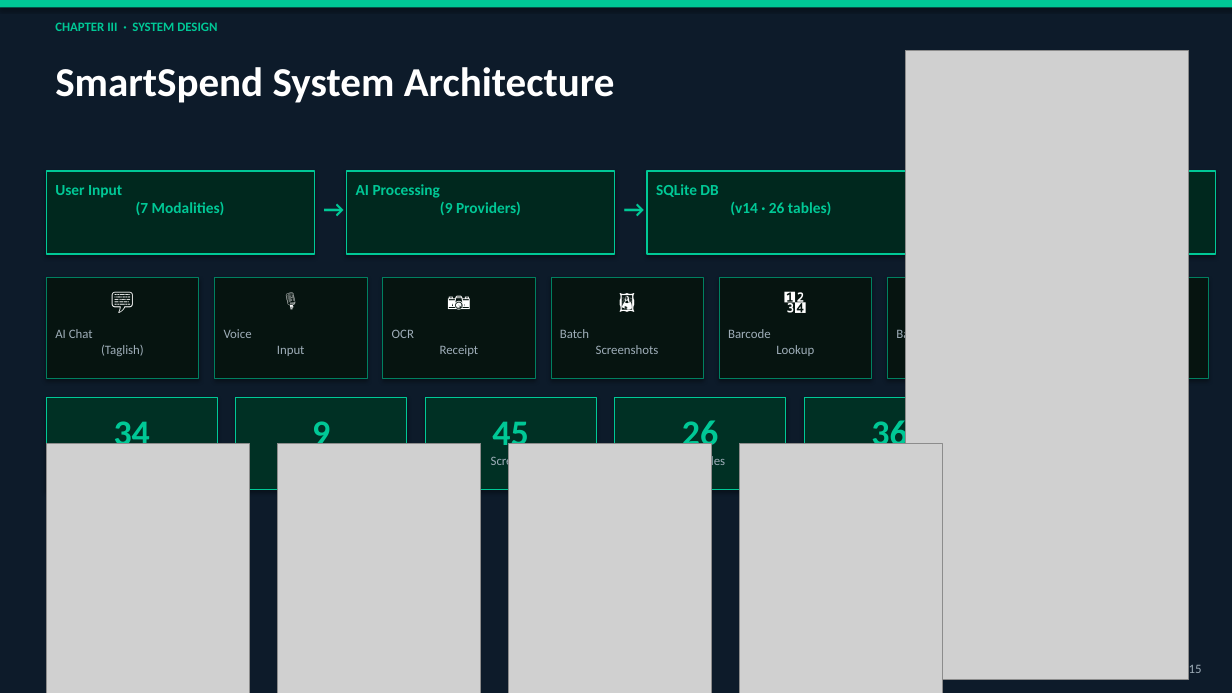
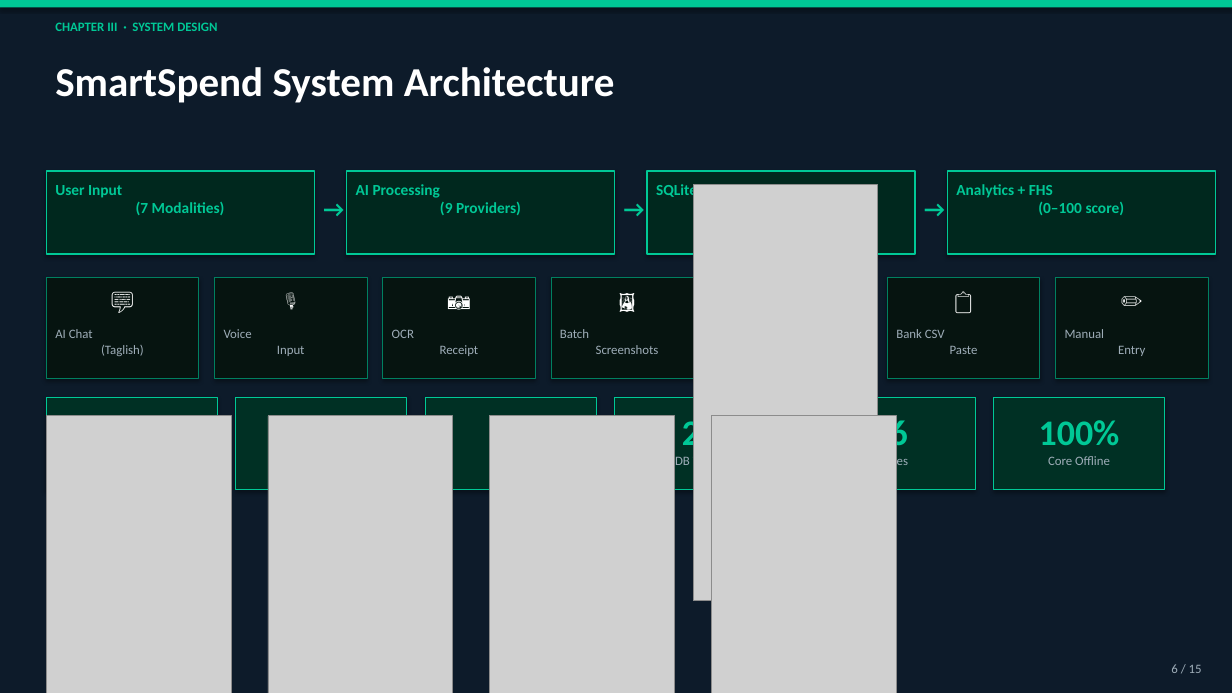
Before and after one commit to Zushikina-kun/smartspend-app, a slide deck: slide 6 of docs/handsoff/FOR_CYRILLE/3_PRESENTATION.pptx. Drawn at 1232x693 pixels with LibreOffice and Linux fonts; fonts in the diff are those of the drawing; grey boxes stand for pictures. Boxes give left, top, right and bottom in pixels: in the first picture for what was removed or moved away, otherwise in the second. Text is boxed around its words. In the diff, an @@ line names an element or a change of style, - is before the commit and + after.

Commit message:
fix: reorganize presentation layouts with proper screenshot sizing
- PowerPoint: Fixed 8 slides with overlapping images, created clean grids
- Defense Script: Updated slide numbers, added figure callouts for all 8 screenshots
- Documentation: Created LAYOUT_CHANGES_SUMMARY.md with complete audit
- All figures (3.4-3.11) now properly positioned and sized
- Resolved 12 overlap warnings in PowerPoint
- Total slides updated from 16 to 17 with consistent numbering

```diff
--- a/docs/handsoff/FOR_CYRILLE/3_PRESENTATION.pptx
+++ b/docs/handsoff/FOR_CYRILLE/3_PRESENTATION.pptx
@@ picture: place and size @@
-picture at [906, 51, 1189, 679]
+picture at [693, 185, 878, 601]
@@ text added at [915, 189, 947, 236], 18 pt, text #00C896, bold @@
+→
@@ text added at [956, 184, 1125, 215], 12 pt, text #00C896, bold @@
+Analytics + FHS
+(0–100 score)
@@ text removed at [719, 282, 872, 323] @@
-🔢
@@ text removed at [728, 329, 814, 356] @@
-Barcode
-Lookup
@@ text added at [1065, 329, 1145, 356], 10 pt, text #9EADB8 @@
+Manual
+Entry
@@ picture: place and size @@
-picture at [46, 444, 250, 693]
+picture at [46, 416, 231, 693]
@@ picture: place and size @@
-picture at [277, 444, 481, 693]
+picture at [268, 416, 453, 693]
@@ picture: place and size @@
-picture at [508, 444, 712, 693]
+picture at [490, 416, 675, 693]
@@ picture: place and size @@
-picture at [739, 444, 943, 693]
+picture at [712, 416, 897, 693]
@@ text added at [1039, 420, 1120, 445], 28 pt, text #00C896, bold @@
+100%
@@ text removed at [491, 454, 531, 469] @@
-Screens
@@ text added at [871, 454, 908, 469], 10 pt, text #9EADB8 @@
+Badges
@@ text added at [1048, 456, 1110, 465], 10 pt, text #9EADB8 @@
+Core Offline
```
Also in this commit, not shown: 5 other slides changed, 2 other files.
